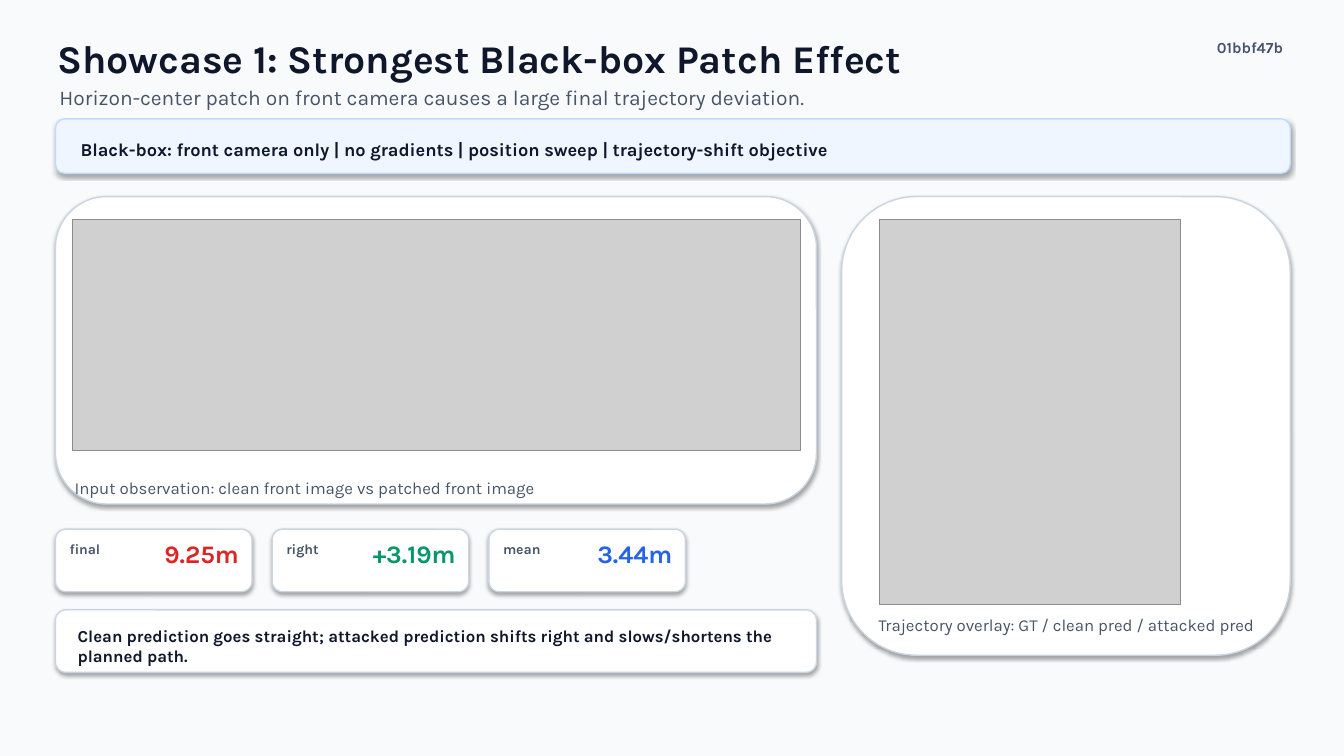
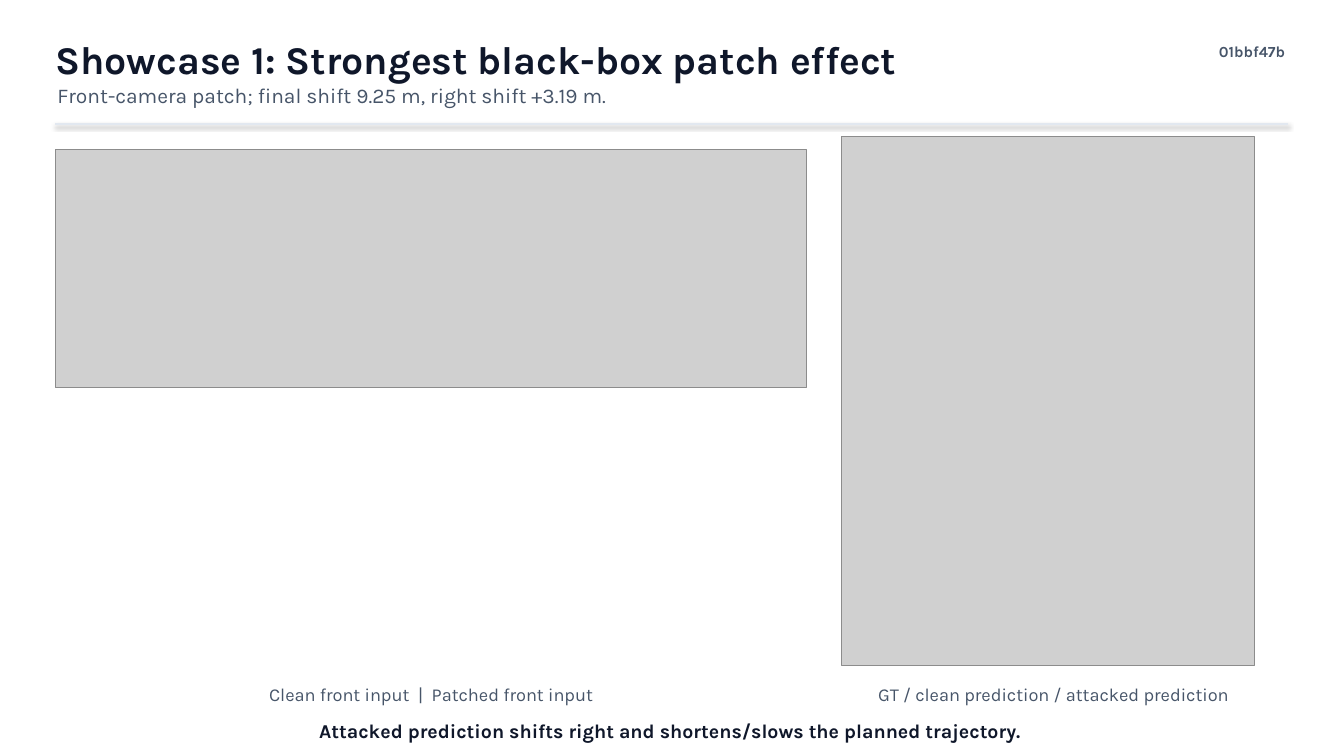
Before and after one commit to ulairii/AutoVLA, a slide deck: slide 1 of report/autovla_blackbox_attack_2slides.pptx. Drawn at 1344x756 pixels with LibreOffice and Linux fonts; fonts in the diff are those of the drawing; grey boxes stand for pictures. Boxes give left, top, right and bottom in pixels: in the first picture for what was removed or moved away, otherwise in the second. Text is boxed around its words. In the diff, an @@ line names an element or a change of style, - is before the commit and + after.

Commit message:
Simplify AutoVLA attack showcase slides

```diff
--- a/report/autovla_blackbox_attack_2slides.pptx
+++ b/report/autovla_blackbox_attack_2slides.pptx
@@ background #F8FAFC to #FFFFFF @@
@@ text at box(55, 47, 896, 84): text changed @@
-Showcase 1: Strongest Black-box Patch Effect
+Showcase 1: Strongest black-box patch effect
@@ text "01bbf47b": place and size @@
-text "01bbf47b" at box(1217, 42, 1283, 53)
+text "01bbf47b" at box(1219, 46, 1285, 57)
@@ text added at box(57, 88, 606, 108), 15 pt, text #475569 @@
+Front-camera patch; final shift 9.25 m, right shift +3.19 m.
@@ rounded rectangle removed at box(55, 119, 1291, 173) @@
@@ text removed at box(59, 90, 805, 110) @@
-Horizon-center patch on front camera causes a large final trajectory deviation.
@@ picture: place and size @@
-picture at box(73, 220, 801, 451)
+picture at box(55, 149, 807, 388)
@@ line added from (55, 124) to (1289, 124), #E2E8F0 1 pt @@
@@ text removed at box(81, 143, 828, 161) @@
-Black-box: front camera only | no gradients | position sweep | trajectory-shift objective
@@ picture: place and size @@
-picture at box(880, 220, 1181, 605)
+picture at box(842, 136, 1255, 665)
@@ rounded rectangle removed at box(55, 197, 817, 504) @@
@@ rounded rectangle removed at box(842, 197, 1291, 655) @@
@@ rounded rectangle removed at box(55, 529, 252, 592) @@
@@ rounded rectangle removed at box(272, 529, 469, 592) @@
@@ rounded rectangle removed at box(489, 529, 686, 592) @@
@@ text removed at box(70, 544, 101, 554) @@
-final
@@ text removed at box(164, 546, 239, 564) @@
-9.25m
@@ text removed at box(286, 544, 318, 558) @@
-right
@@ text removed at box(373, 546, 456, 564) @@
-+3.19m
@@ text removed at box(503, 547, 541, 554) @@
-mean
@@ text removed at box(597, 546, 672, 564) @@
-3.44m
@@ rounded rectangle removed at box(55, 610, 817, 673) @@
@@ text at box(269, 688, 593, 706): text changed; size 12 to 13 pt @@
-Input observation: clean front image vs patched front image
+Clean front input | Patched front input
@@ text at box(878, 688, 1229, 706): text changed; size 12 to 13 pt @@
-Trajectory overlay: GT / clean pred / attacked pred
+GT / clean prediction / attacked prediction
@@ text at box(319, 723, 1020, 743): text changed; size 12 to 14 pt @@
-Clean prediction goes straight; attacked prediction shifts right and slows/shortens the planned path.
+Attacked prediction shifts right and shortens/slows the planned trajectory.
```
Also in this commit, not shown: 1 other slide changed, 1 other file.
